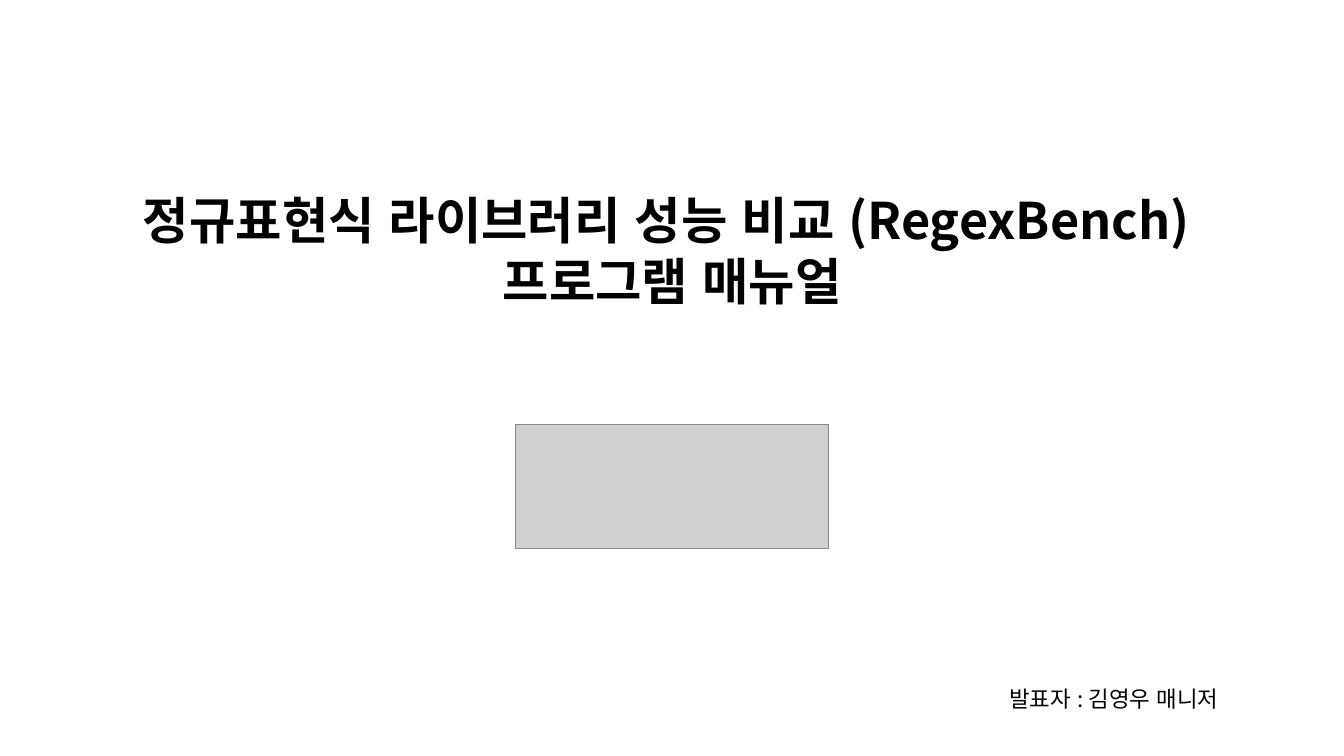
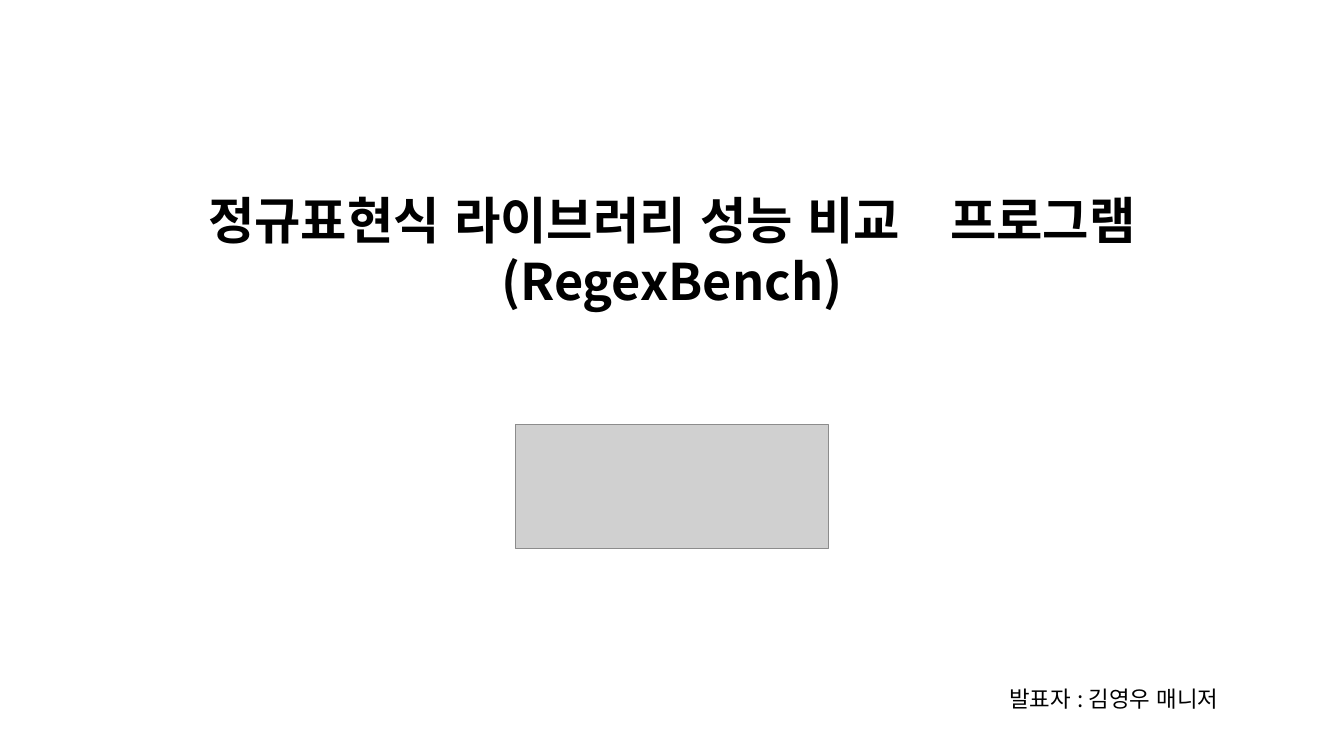
Before and after one commit to synm4/RE2-PCRE2-RegexBench, a slide deck: slide 1 of 정규표현식 라이브러리 성능 비교 (RegexBench) 프로그램 매뉴얼.pptx. Drawn at 1344x756 pixels with LibreOffice and Linux fonts; fonts in the diff are those of the drawing; grey boxes stand for pictures. Boxes give left, top, right and bottom in pixels: in the first picture for what was removed or moved away, otherwise in the second. Text is boxed around its words. In the diff, an @@ line names an element or a change of style, - is before the commit and + after.

```diff
--- a/정규표현식 라이브러리 성능 비교 (RegexBench) 프로그램 매뉴얼.pptx
+++ b/정규표현식 라이브러리 성능 비교 (RegexBench) 프로그램 매뉴얼.pptx
@@ text at bbox=[208, 196, 1135, 244]: text changed @@
-정규표현식 라이브러리 성능 비교 (RegexBench)
-프로그램 매뉴얼
+정규표현식 라이브러리 성능 비교 프로그램
+(RegexBench)
```
Also in this commit, not shown: 11 other slides changed.
